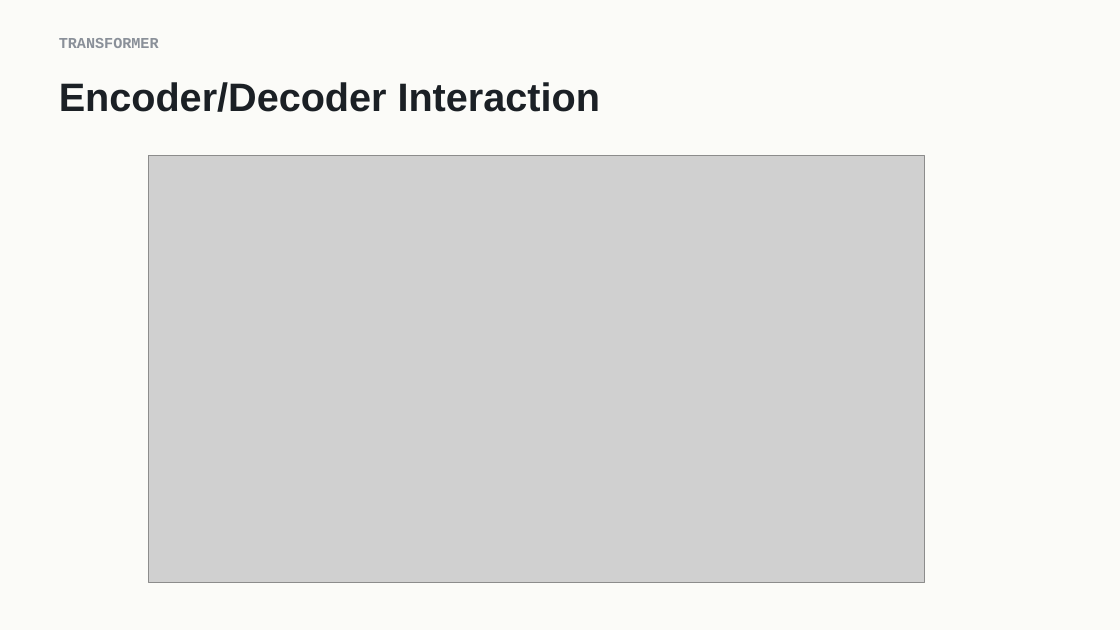
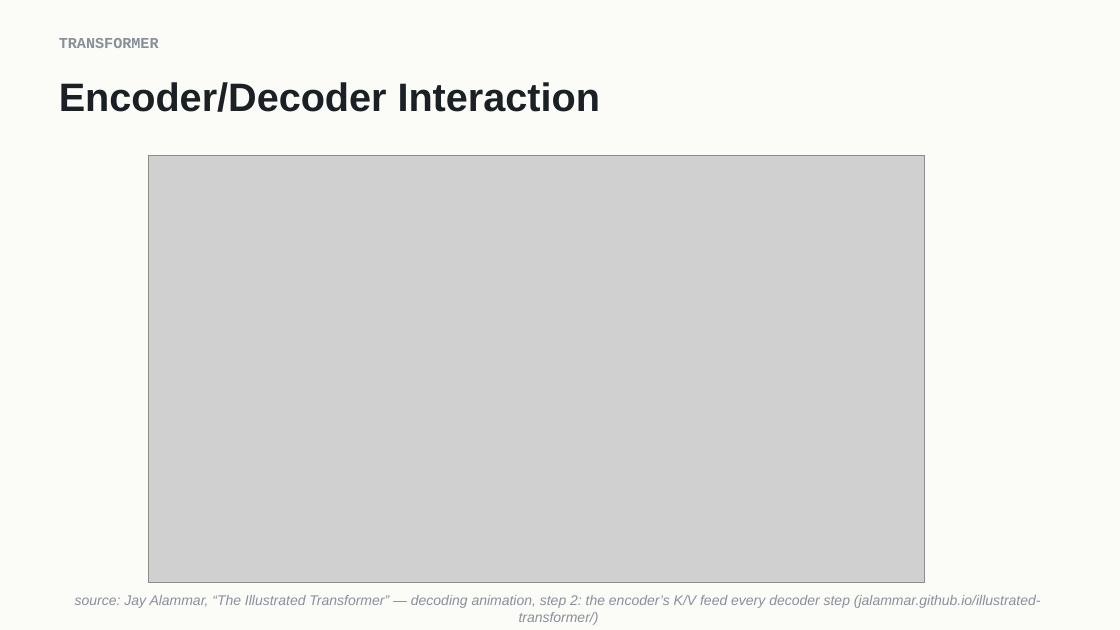
Before and after one commit to indigobio/msacl_dl_course, a slide deck: slide 12 of slides/pptx/lecture08_transformer.pptx. Drawn at 1120x630 pixels with LibreOffice and Linux fonts; fonts in the diff are those of the drawing; grey boxes stand for pictures. Boxes give left, top, right and bottom in pixels: in the first picture for what was removed or moved away, otherwise in the second. Text is boxed around its words. In the diff, an @@ line names an element or a change of style, - is before the commit and + after.

```diff
--- a/slides/pptx/lecture08_transformer.pptx
+++ b/slides/pptx/lecture08_transformer.pptx
@@ text added at (75,595,1041,625), 12 pt, text #8A9099, italic @@
+source: Jay Alammar, “The Illustrated Transformer” — decoding animation, step 2: the encoder’s K/V feed every decoder step (jalammar.github.io/illustrated-transformer/)
```
Also in this commit, not shown: 1 other slide changed, 3 other files.
